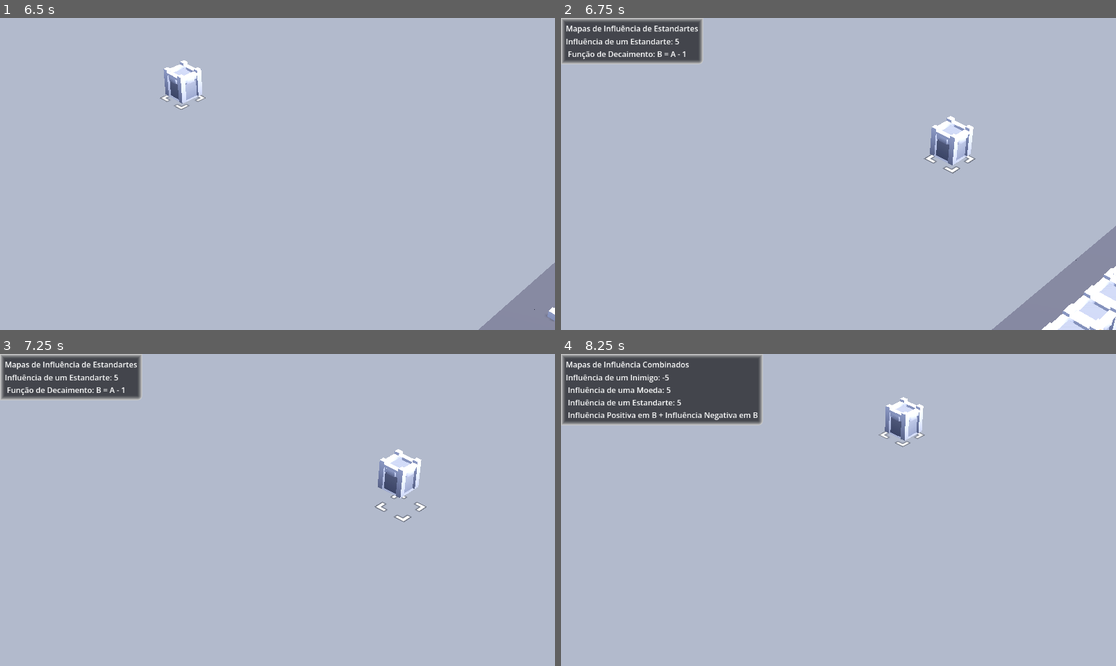
Above: before the commit, frames 1-4 (two rows, left to right).
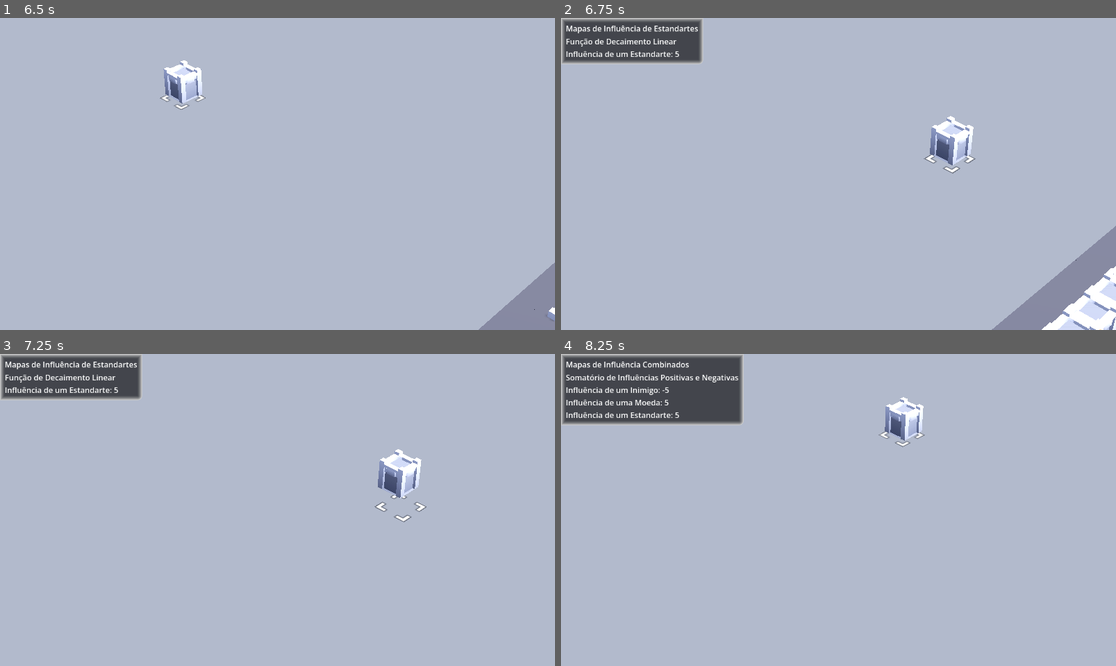
Above: after the commit, the same moments.

Repository: ufjf-gamelab/pcglab3d
Game: Godot game, scene res://scenes/main.tscn
Two runs of this game, one before a commit and one after it. Both use one fixed random seed, a clock stepped at 60 frames per second and the inputs below.
Inputs (mouse positions are in pixels of both pictures, inside the frame that each line leads up to):
- Up to frame 1 (6.5 s): tap Enter at 0.5 s; move the mouse to (399, 158) at 0.52 s; hold D (move_right) 0.53-1.28 s; click (399, 158) at 0.6 s; move the mouse to (166, 189) at 1.27 s; hold S (move_back) 1.28-2.03 s; tap H (ca_generate_dungeon) at 1.35 s; move the mouse to (333, 105) at 2.02 s; hold D (move_right) 2.03-2.78 s; hold F (camera_center) 2.03-2.78 s; move the mouse to (249, 236) at 2.77 s; hold W (move_forward) 2.78-3.53 s; tap Middle mouse button (camera_rotate) at 2.85 s; move the mouse to (444, 220) at 3.52 s; hold A (move_left) 3.53-5.03 s; tap Delete (demolish) at 3.6 s; move the mouse to (111, 127) at 4.27 s; tap G (generate_dungeon) at 4.35 s; move the mouse to (305, 174) at 5.02 s; hold S (move_back) 5.03-5.78 s; hold R (recalculate_heatmaps) 5.03-5.78 s; move the mouse to (194, 96) at 5.77 s; hold D (move_right) from 5.78 s (still down); right-click (194, 96) at 5.85 s
- Up to frame 2 (6.75 s): move the mouse to (960, 158) at 6.52 s; release D (move_right) at 6.53 s; hold W (move_forward) from 6.53 s (still down); hold 3 (show_banners_heatmaps) from 6.53 s (still down)
- Up to frame 3 (7.25 s): keep holding W (move_forward); keep holding 3 (show_banners_heatmaps)
- Up to frame 4 (8.25 s): move the mouse to (727, 525) at 7.27 s; release W (move_forward) at 7.28 s; release 3 (show_banners_heatmaps) at 7.28 s; hold D (move_right) 7.28-8.03 s; tap 2 (show_coins_heatmaps) at 7.35 s; move the mouse to (894, 441) at 8.02 s; hold S (move_back) from 8.03 s (still down); hold 4 (show_combined_heatmaps) from 8.03 s (still down)

Frame 1 is identical in both runs. In frame 2, 0.5% of the frame differs, in the area x 0-23%, y 6-14%; in frame 3, 0.5%; in frame 4, 2.0%, in the area x 0-37%, y 0-23%.

Commit message:
refact: altera exibicao heatmap info

Diff:
--- a/scripts/utils/heatmap_info_panel.gd
+++ b/scripts/utils/heatmap_info_panel.gd
@@ -18,17 +18,13 @@
 func format_influences(influences: Dictionary, title: String) -> String:
 	var parts := []
 
+	if title.contains("Combinado"):
+		parts.append("Somatório de Influências Positivas e Negativas")
+	else:
+		var decay_type = UHeat.decay_func_types[UHeat.decay_func_type]
+		parts.append("Função de Decaimento %s" % decay_type)
+
 	for key in influences.keys():
 		parts.append("%s: %s" % [key, influences[key]])
 
-	var positive_decay_func = UHeat.decay_func_types[UHeat.decay_func_type]["positive_influ_exibit"]
-	var negative_decay_func = UHeat.decay_func_types[UHeat.decay_func_type]["negative_influ_exibit"]
-
-	if title.contains("Inimigo"):
-		parts.append("Função de Decaimento: %s" % negative_decay_func)
-	elif title.contains("Moeda") or title.contains("Estandarte"):
-		parts.append("Função de Decaimento: %s" % positive_decay_func)
-	else:
-		parts.append("Influência Positiva em B + Influência Negativa em B")
-
-	return "\n ".join(parts)
+	return "\n".join(parts)
--- a/scripts/utils/utils_heatmap.gd
+++ b/scripts/utils/utils_heatmap.gd
@@ -34,10 +34,7 @@
 var decay_func_type = "linear"
 
 var decay_func_types = {
-	"linear": {
-		"positive_influ_exibit": "B = A - 1",
-		"negative_influ_exibit": "B = A + 1"
-	}
+	"linear": "Linear"
 }
 
 func switch_decay_func(positive_influence, curr_heatmap_tile):
@@ -182,7 +179,6 @@
 		banner_heatmap_visible = true
 		heatmap_panel.show_heatmap_info("Mapas de Influência de Estandartes", {"Influência de um Estandarte": START_CELL_ELEMENT_WEIGHT["banners"]})
 
-
 func toggle_combined_heatmaps(gridmap: GridMap, heatmap_panel: HeatmapInfoPanel):
 	if combined_heatmap_visible:
 		heatmap_multimesh.visible = false
@@ -198,7 +194,6 @@
 			"Influência de uma Moeda": START_CELL_ELEMENT_WEIGHT["coins"],
 			"Influência de um Estandarte": START_CELL_ELEMENT_WEIGHT["banners"]
 		})
-
 
 func recalculate_heatmaps(gridmap: GridMap, heatmap_panel: HeatmapInfoPanel):
 	heatmaps["enemies"] = []
